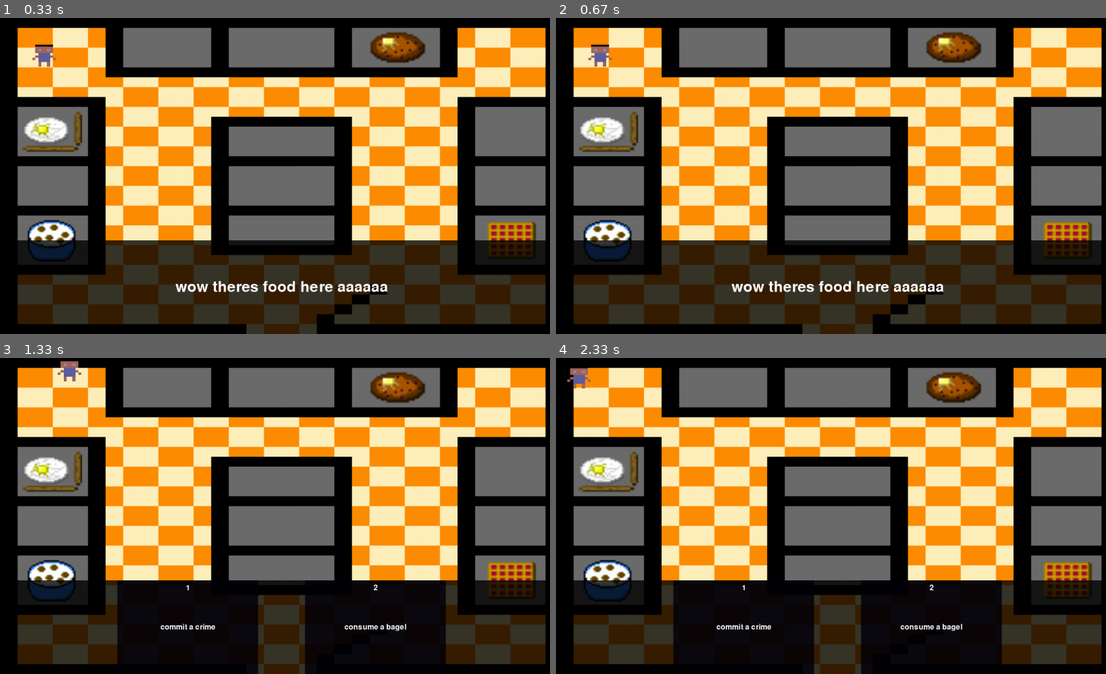
Above: before the commit, frames 1-4 (two rows, left to right).
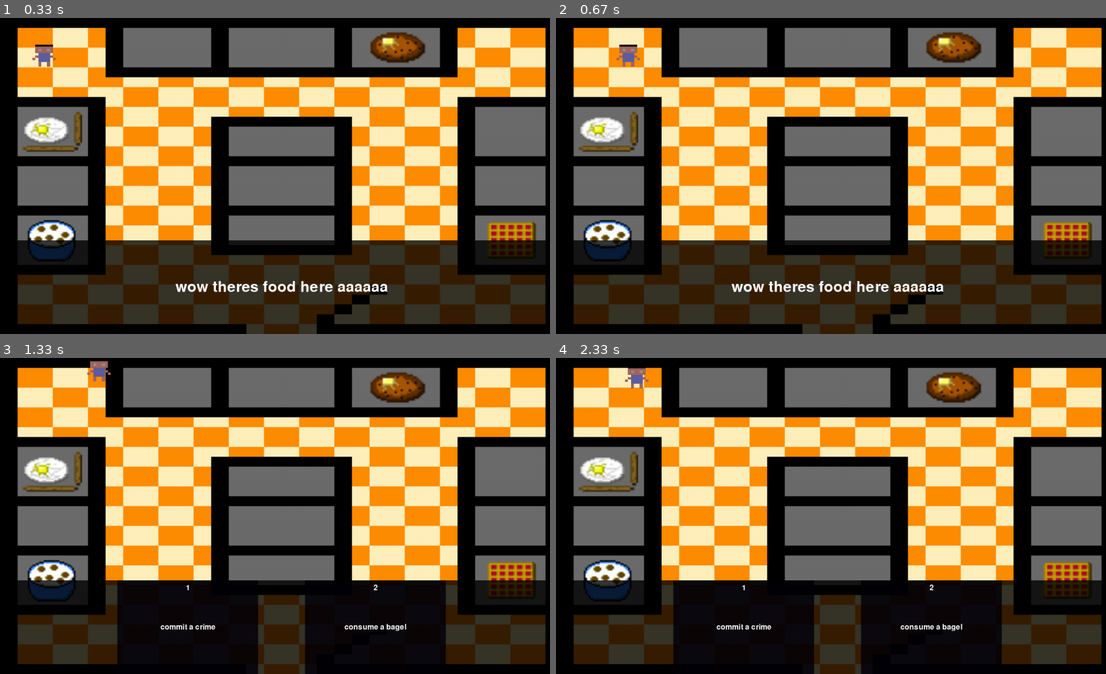
Above: after the commit, the same moments.

Repository: tymatt1/AnOrdinaryDay
Game: pygame game, started from src/main.py
Same seed, same stepped clock (60 frames per second), same inputs: the game is played once before the commit and once after it.
Inputs:
- Up to frame 1 (0.33 s): no input
- Up to frame 2 (0.67 s): hold D from 0.33 s (still down)
- Up to frame 3 (1.33 s): release D at 0.8 s; hold W 0.83-1.13 s; tap Space at 0.9, 1.23 s; hold D from 1.17 s (still down)
- Up to frame 4 (2.33 s): tap Space at 1.53, 1.73, 2.03, 2.3 s; release D at 1.63 s; hold A 1.67-2.2 s; hold S from 2.23 s (still down)

Frame 1 is identical in both runs. In frame 2, 0.4% of the frame differs, in the area x 5-16%, y 8-16%; in frame 3, 0.3%; in frame 4, 0.4%.

Commit message:
w used for up and right, fixed

Diff:
--- a/src/playerRender.py
+++ b/src/playerRender.py
@@ -17,5 +17,5 @@
         y += 3
     if Input.getKey(pygame.K_a):
         x -= 3
-    if Input.getKey(pygame.K_w):
+    if Input.getKey(pygame.K_d):
         x += 3
